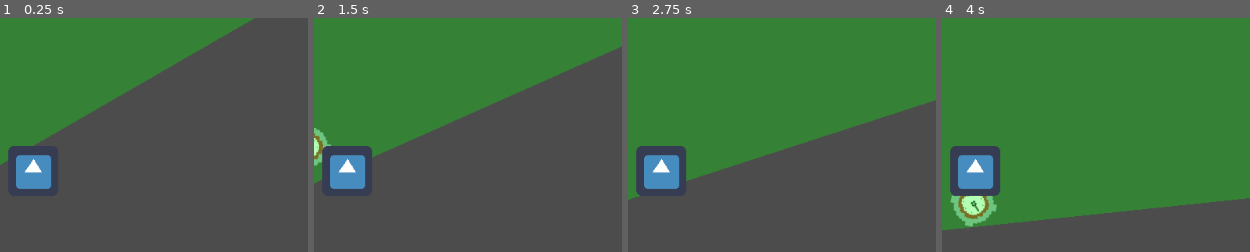
Above: before the commit, frames 1-4 (left to right).
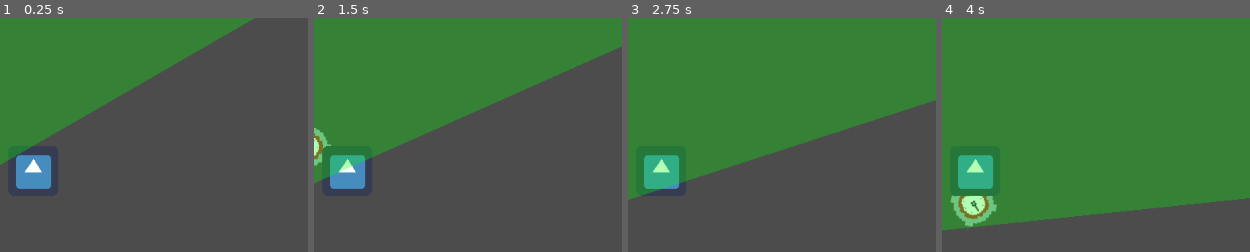
Above: after the commit, the same moments.

Repository: reginapramesti/ldjam51
Game: Godot game, scene res://scenes/CoreScene.tscn
Same seed, same stepped clock (60 frames per second), same inputs: the game is played once before the commit and once after it. Before the commit the project starts from res://scenes/Sprite.tscn. The engine's default icon, where the game draws it, is replaced by a stand-in: a white triangle on a blue panel in a dark square.
Inputs:
- Up to frame 1 (0.25 s): no input
- Up to frame 2 (1.5 s): hold Right (ui_right) from 0.53 s (still down); tap Up (ui_up) at 0.77 s
- Up to frame 3 (2.75 s): tap Up (ui_up) at 1.52 s; release Right (ui_right) at 2.03 s; hold Left (ui_left) from 2.03 s (still down)
- Up to frame 4 (4 s): release Left (ui_left) at 2.78 s; hold Right (ui_right) from 2.78 s (still down); tap Up (ui_up) at 3.02, 3.77 s
The pictures show only the part of the screen within x 43-93%, y 0-50%; the shares and areas given below are measured in that part.

The runs differ from the first frame. In frame 1, 0.2% of the frame differs, in the area x 2-11%, y 54-61%; in frame 2, 1.6%; in frame 3, 3.0%; in frame 4, 3.4%, in the area x 2-19%, y 54-77%.

Commit message:
Some cleanup and renaming of nodes

Diff:
--- a/project.godot
+++ b/project.godot
@@ -11,7 +11,7 @@
 [application]
 
 config/name="ld51"
-run/main_scene="res://scenes/Sprite.tscn"
+run/main_scene="res://scenes/CoreScene.tscn"
 config/icon="res://images/icon.png"
 
 [gui]
--- a/scenes/Sprite.tscn
+++ b/scenes/CoreScene.tscn
@@ -1,13 +1,13 @@
 [gd_scene load_steps=22 format=2]
 
-[ext_resource path="res://scripts/Sprite.gd" type="Script" id=1]
-[ext_resource path="res://images/icon.png" type="Texture" id=2]
-[ext_resource path="res://images/tilesheet.png" type="Texture" id=3]
-[ext_resource path="res://images/clock_sprites_64x64.png" type="Texture" id=4]
-[ext_resource path="res://scenes/Sector.tscn" type="PackedScene" id=5]
-[ext_resource path="res://scripts/SectorArea.gd" type="Script" id=6]
-[ext_resource path="res://images/circle.png" type="Texture" id=9]
-[ext_resource path="res://scripts/RigidBody2D.gd" type="Script" id=10]
+[ext_resource path="res://images/clock_sprites_64x64.png" type="Texture" id=1]
+[ext_resource path="res://images/tilesheet.png" type="Texture" id=2]
+[ext_resource path="res://images/icon.png" type="Texture" id=3]
+[ext_resource path="res://images/circle.png" type="Texture" id=4]
+[ext_resource path="res://scripts/RigidBodySprite.gd" type="Script" id=5]
+[ext_resource path="res://scripts/KinematicBodySprite.gd" type="Script" id=6]
+[ext_resource path="res://scripts/SectorArea.gd" type="Script" id=7]
+[ext_resource path="res://scripts/Sector.gd" type="Script" id=8]
 
 [sub_resource type="ConvexPolygonShape2D" id=1]
 points = PoolVector2Array( 32, 32, 0, 32, 0, 32, 32, 32 )
@@ -85,7 +85,7 @@
 length = 4.0
 loop = true
 tracks/0/type = "value"
-tracks/0/path = NodePath("RigidBody2D/Sprite:frame")
+tracks/0/path = NodePath("ClockSprite/Sprite:frame")
 tracks/0/interp = 1
 tracks/0/loop_wrap = true
 tracks/0/imported = false
@@ -116,39 +116,40 @@
 show_collision = true
 format = 1
 
-[node name="KinematicBody2D" type="KinematicBody2D" parent="."]
+[node name="OldKinematicBody" type="KinematicBody2D" parent="."]
 position = Vector2( 390, 566 )
-script = ExtResource( 1 )
+script = ExtResource( 6 )
 
-[node name="Sprite" type="Sprite" parent="KinematicBody2D"]
-texture = ExtResource( 2 )
+[node name="Sprite" type="Sprite" parent="OldKinematicBody"]
+texture = ExtResource( 3 )
 
-[node name="CollisionShape2D" type="CollisionShape2D" parent="KinematicBody2D"]
+[node name="CollisionShape2D" type="CollisionShape2D" parent="OldKinematicBody"]
 shape = SubResource( 7 )
 
-[node name="Circle" type="StaticBody2D" parent="."]
+[node name="GroundPlatform" type="StaticBody2D" parent="."]
 position = Vector2( 395, 292 )
 
-[node name="Sprite" type="Sprite" parent="Circle"]
-texture = ExtResource( 9 )
+[node name="Sprite" type="Sprite" parent="GroundPlatform"]
+texture = ExtResource( 4 )
 
-[node name="CollisionShape2D" type="CollisionShape2D" parent="Circle"]
+[node name="CollisionShape2D" type="CollisionShape2D" parent="GroundPlatform"]
 shape = SubResource( 25 )
 
-[node name="RigidBody2D" type="RigidBody2D" parent="."]
+[node name="ClockSprite" type="RigidBody2D" parent="."]
 position = Vector2( 406, 41 )
-script = ExtResource( 10 )
+can_sleep = false
+script = ExtResource( 5 )
 
-[node name="Sprite" type="Sprite" parent="RigidBody2D"]
-texture = ExtResource( 4 )
+[node name="Sprite" type="Sprite" parent="ClockSprite"]
+texture = ExtResource( 1 )
 hframes = 2
 vframes = 4
 
-[node name="CollisionShape2D" type="CollisionShape2D" parent="RigidBody2D"]
+[node name="CollisionShape2D" type="CollisionShape2D" parent="ClockSprite"]
 position = Vector2( 0, 2 )
 shape = SubResource( 40 )
 
-[node name="AnimationPlayer" type="AnimationPlayer" parent="RigidBody2D"]
+[node name="AnimationPlayer" type="AnimationPlayer" parent="ClockSprite"]
 root_node = NodePath("../..")
 anims/clock_ticking = SubResource( 41 )
 
@@ -164,28 +165,32 @@
 position = Vector2( -2, 4 )
 shape = SubResource( 39 )
 
-[node name="Node2D" parent="Gravity" instance=ExtResource( 5 )]
-
-[node name="Area2D" type="Area2D" parent="."]
+[node name="Objective" type="Area2D" parent="."]
 position = Vector2( 615, 194 )
 
-[node name="Sprite" type="Sprite" parent="Area2D"]
+[node name="Sprite" type="Sprite" parent="Objective"]
 position = Vector2( 1, 2 )
-texture = ExtResource( 2 )
+texture = ExtResource( 3 )
 
-[node name="CollisionShape2D" type="CollisionShape2D" parent="Area2D"]
+[node name="CollisionShape2D" type="CollisionShape2D" parent="Objective"]
 position = Vector2( -1, 3 )
 shape = SubResource( 8 )
 
-[node name="SectorArea" type="Area2D" parent="."]
+[node name="SectorAreaDetection" type="Area2D" parent="."]
 position = Vector2( 396, 291 )
-script = ExtResource( 6 )
+script = ExtResource( 7 )
 
-[node name="CollisionPolygon2D" type="CollisionPolygon2D" parent="SectorArea"]
+[node name="CollisionPolygon2D" type="CollisionPolygon2D" parent="SectorAreaDetection"]
 polygon = PoolVector2Array( -1, 0, 1001, -549, 2, -1064 )
 
-[node name="Timer" type="Timer" parent="SectorArea"]
+[node name="Timer" type="Timer" parent="SectorAreaDetection"]
 
-[connection signal="body_entered" from="Area2D" to="KinematicBody2D" method="_on_Area2D_body_entered"]
-[connection signal="body_entered" from="SectorArea" to="RigidBody2D" method="_on_SectorArea_body_entered"]
-[connection signal="body_exited" from="SectorArea" to="RigidBody2D" method="_on_SectorArea_body_exited"]
+[node name="SectorDrawing" type="Node2D" parent="."]
+position = Vector2( 396, 291 )
+script = ExtResource( 8 )
+
+[node name="Timer" type="Timer" parent="SectorDrawing"]
+
+[connection signal="body_entered" from="Objective" to="OldKinematicBody" method="_on_Area2D_body_entered"]
+[connection signal="body_entered" from="SectorAreaDetection" to="ClockSprite" method="_on_SectorArea_body_entered"]
+[connection signal="body_exited" from="SectorAreaDetection" to="ClockSprite" method="_on_SectorArea_body_exited"]
--- a/scenes/Sector.tscn
+++ /dev/null
@@ -1,8 +0,0 @@
-[gd_scene load_steps=2 format=2]
-
-[ext_resource path="res://scripts/Sector.gd" type="Script" id=1]
-
-[node name="Node2D" type="Node2D"]
-script = ExtResource( 1 )
-
-[node name="Timer" type="Timer" parent="."]
--- a/scripts/RigidBody2D.gd
+++ b/scripts/RigidBodySprite.gd
@@ -26,14 +26,11 @@
 				apply_central_impulse(jump * up)
 
 func _on_SectorArea_body_exited(body):
-	print('leaving cone')
 	modulate = Color(0.5, 0.5, 0.5)
 	sleeping = true
 	in_cone = false
 
 func _on_SectorArea_body_entered(body):
-	print('entering cone')
-	sleeping = false
 	modulate = Color("#fff")
 	apply_central_impulse(Vector2(0.01, 0.01))
 	in_cone = true
--- a/scripts/Sector.gd
+++ b/scripts/Sector.gd
@@ -16,7 +16,6 @@
 	timer.connect("timeout", self, "update_angle")
 	timer.wait_time = wait_time
 	timer.start()
-	print(timer)
 
 func draw_circle_arc_poly(center, radius, angle_from, angle_to, color):
 	var nb_points = 32
--- a/scripts/SectorArea.gd
+++ b/scripts/SectorArea.gd
@@ -8,7 +8,6 @@
 	timer.connect("timeout", self, "update_rotation")
 	timer.wait_time = wait_time
 	timer.start()
-	print(timer)
 
 func update_rotation():
 	rotate(rotation_increments)
Not shown: 1 places in scenes/CoreScene.tscn that only renumber resources
Renamed: scripts/Sprite.gd -> scripts/KinematicBodySprite.gd
